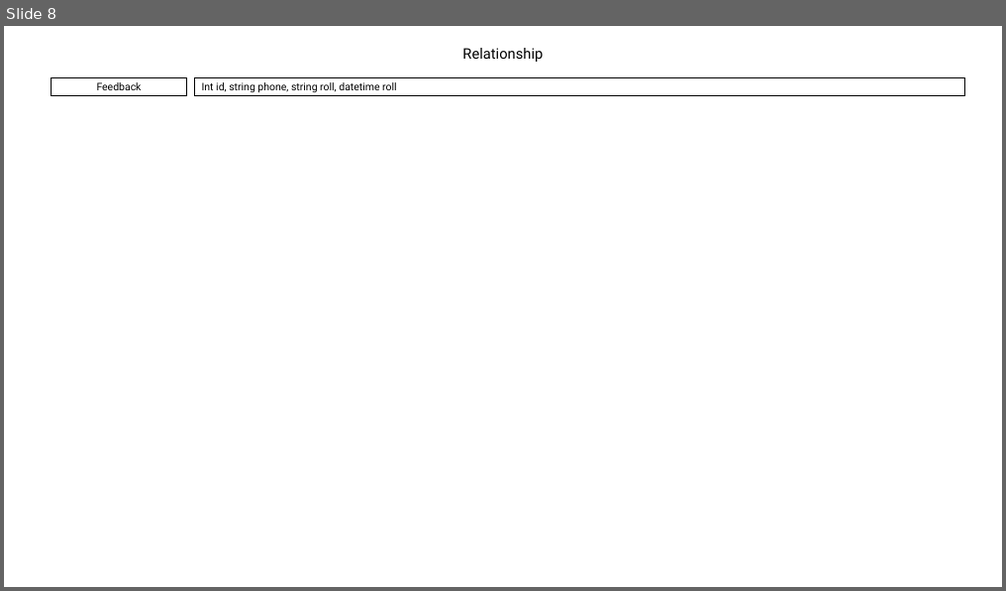
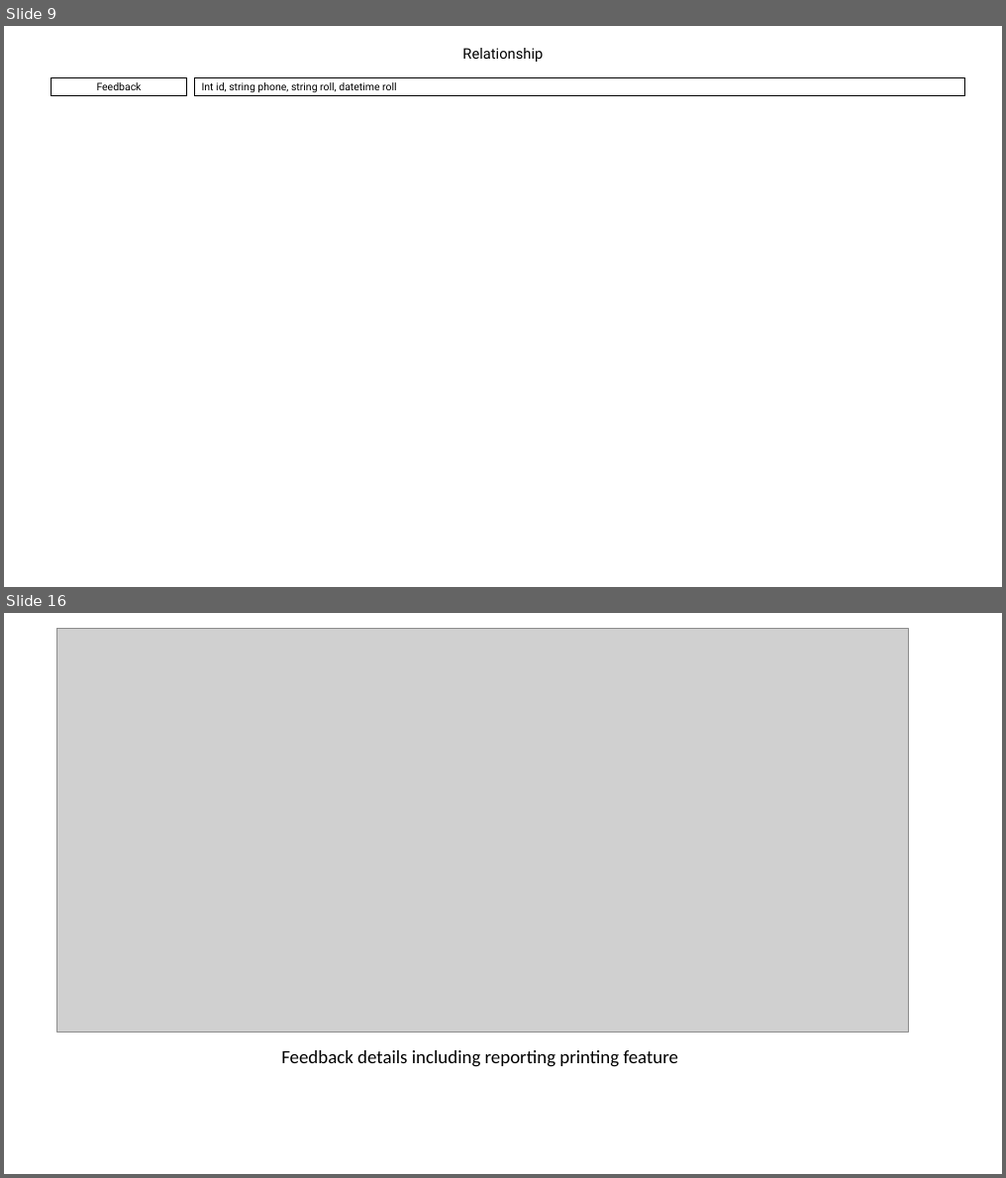
Before and after one commit to mdadalkhan/codebase, a slide deck: projects/biam_hostel_management/Overview.pptx. Shown one above the other, each under a label of ours: slide 8 before the commit, slides 9 and 16 after it; the slides between them are not shown. The pictures are 1006x591 and 1006x1178 pixels, drawn with LibreOffice and Linux fonts; fonts in the diff are those of the drawing; grey boxes stand for pictures. Boxes give left, top, right and bottom in pixels: in the first picture for what was removed or moved away, otherwise in the second. Text is boxed around its words. In the diff, an @@ line names an element or a change of style, - is before the commit and + after.

```diff
--- a/projects/biam_hostel_management/Overview.pptx
+++ b/projects/biam_hostel_management/Overview.pptx
@@ slide 16 added at (4,613,1002,1174), background #FFFFFF @@
@@ picture added at (57,629,908,1032) @@
@@ text added at (281,1051,679,1067), 18 pt, text #000000 @@
+Feedback details including reporting printing feature
@@ what was slide 8 is now slide 9 @@
```
Also in this commit, not shown: 3 slides changed, 16 other slides added, 3 slides removed, 12 other files.
